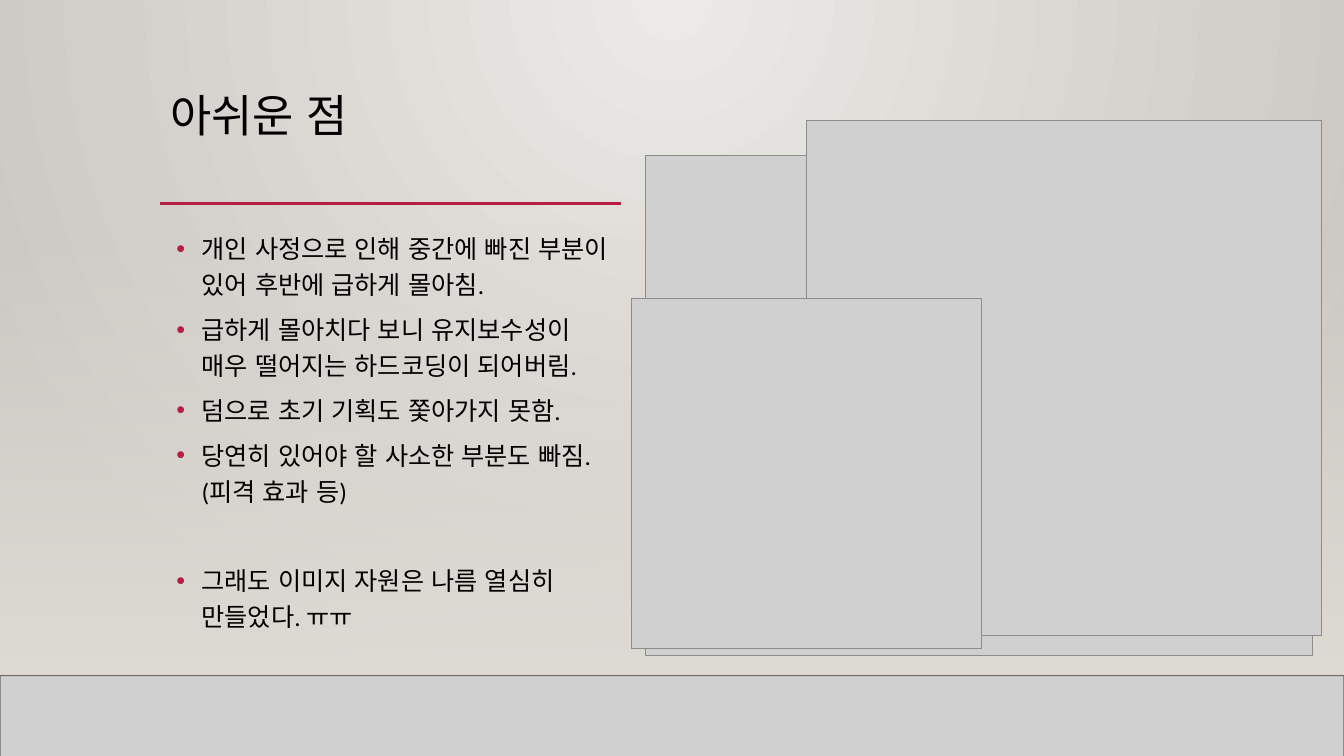
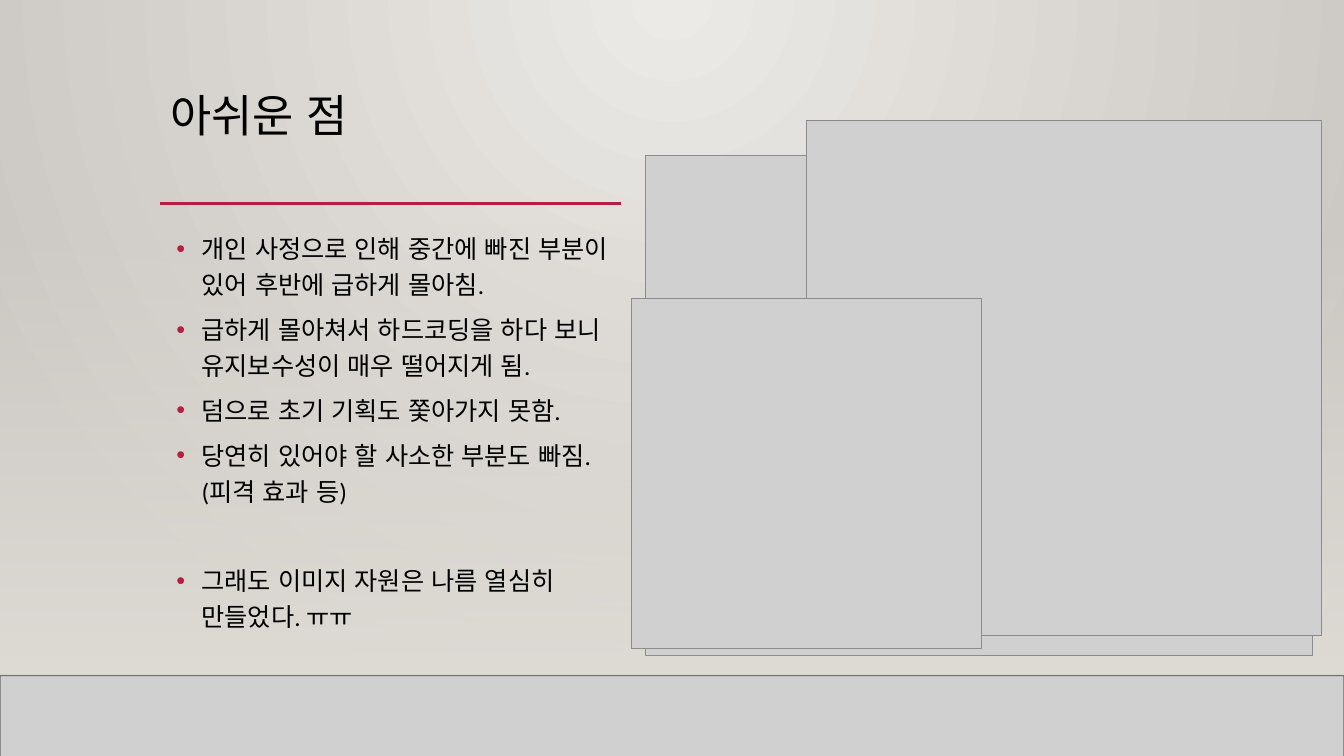
Before and after one commit to UiSai/2D_Game_Project, a slide deck: slide 5 of 2D겜플 최종발표.pptx. Drawn at 1344x756 pixels with LibreOffice and Linux fonts; fonts in the diff are those of the drawing; grey boxes stand for pictures; background and template pictures are left out. Boxes give left, top, right and bottom in pixels: in the first picture for what was removed or moved away, otherwise in the second. Text is boxed around its words. In the diff, an @@ line names an element or a change of style, - is before the commit and + after.

```diff
--- a/2D겜플 최종발표.pptx
+++ b/2D겜플 최종발표.pptx
@@ text at box(202, 318, 600, 377): text changed @@
-• 급하게 몰아치다 보니 유지보수성이 매우 떨어지는 하드코딩이 되어버림.
+• 급하게 몰아쳐서 하드코딩을 하다 보니 유지보수성이 매우 떨어지게 됨.
```
Also in this commit, not shown: 3 other slides changed, 1 other file.
